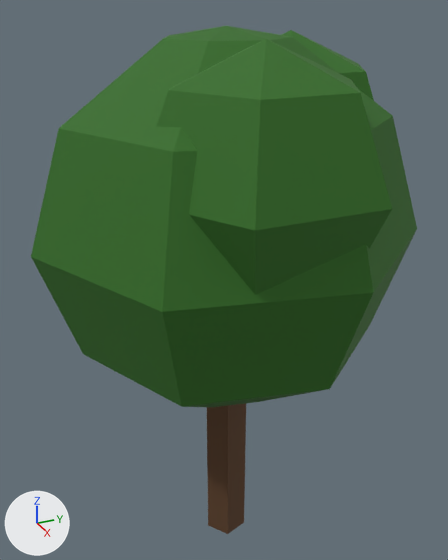
The glTF model land_tree_oak.glb: old version first, new version second.
Both versions are drawn from a 50 mm camera at (7.9, -3.59, 8.85) aimed at (-0.24, 0.08, 4.77). Lighting does not change. The marker at lower left points along +X, +Y and +Z. The first picture is the older version. Vertices at exactly the same position are counted once.
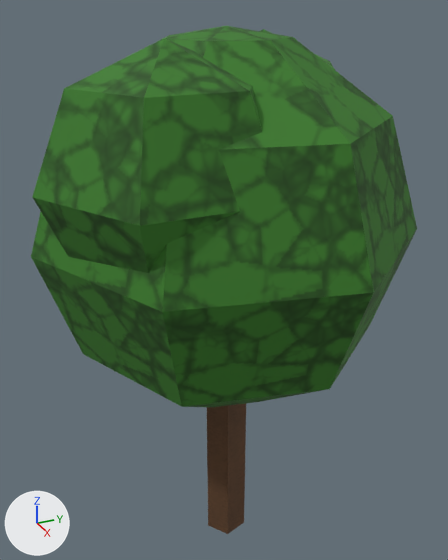
Where the change shows, as pixel boxes (x1, y1, x2, y2) in the pictures (448 x 560 px; the box of a moved part takes in the faces that stretch with it):
part 1 of me_mesh_0, moved or reshaped: before (156, 39, 392, 295); after (32, 38, 262, 273)
part 2 of me_mesh_0, moved or reshaped (mostly hidden afterwards): before (282, 30, 374, 101); after (260, 29, 335, 70)

What changed in the scene script:
```text
Change me_mesh_0:
    used by ob_mesh_0; location = (0.0, 0.0, 0.0)
    remove me_mesh_0.from_pydata(...)  # 106 vertices, 164 faces; spans x -2.73..2.73, y -2.8..2.88, z 0.0..8.5
    add me_mesh_0.from_pydata(...)  # 106 vertices, 164 faces; spans x -2.73..2.73, y -2.8..2.65, z 0.0..8.5
    me_mesh_0 part 1: the loose piece of 20 vertices spanning x -0.2..2.71, y -1.75..1.61, z 5.05..8.41 is moved by (-0.61, -1.0, 0.0)
    me_mesh_0 part 2: the loose piece of 20 vertices spanning x -1.85..1.06, y -0.48..2.88, z 5.05..8.41 is moved by (-0.41, -0.23, 0.0)
```
